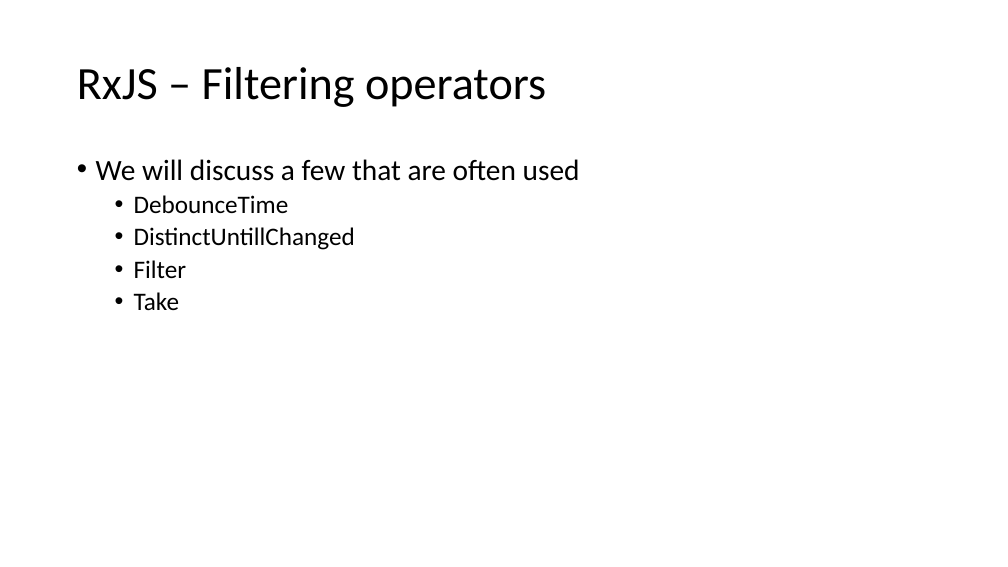
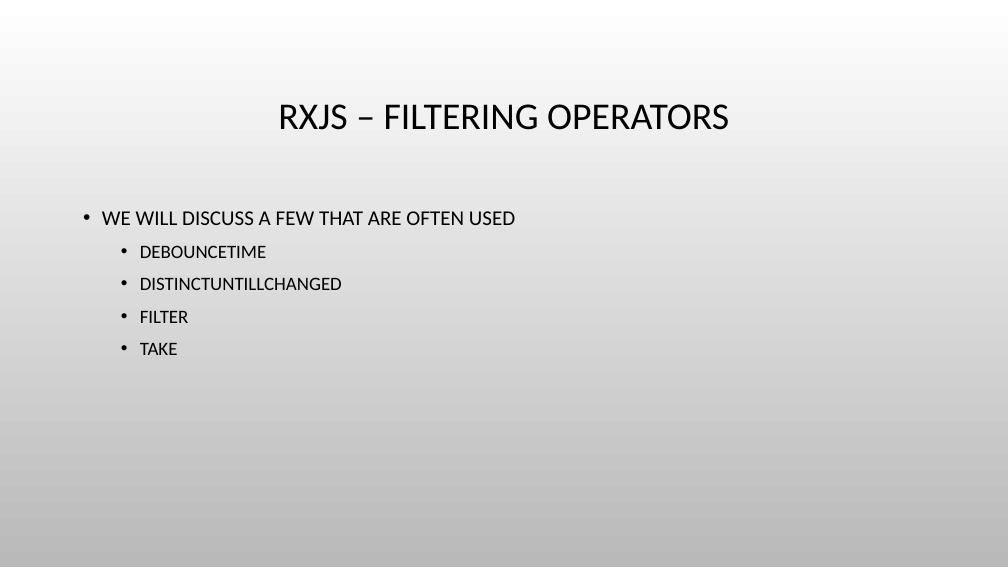
Before and after one commit to bertleemput/reactive-demo, a slide deck: slide 14 of Reactive Programming.pptx (slide 13 before the commit). Drawn at 1008x567 pixels with LibreOffice and Linux fonts; fonts in the diff are those of the drawing; background and template pictures are left out. Boxes give left, top, right and bottom in pixels: in the first picture for what was removed or moved away, otherwise in the second. Text is boxed around its words. In the diff, an @@ line names an element or a change of style, - is before the commit and + after.

```diff
--- a/Reactive Programming.pptx
+++ b/Reactive Programming.pptx
@@ background #FFFFFF to picture (left out) @@
@@ title at <box>278,104,729,130</box>: text changed; size 44 to 36 pt @@
-RxJS – Filtering operators
+RXJS – FILTERING OPERATORS
@@ text at <box>102,211,515,355</box>: text changed; size 24 to 18 pt @@
-• We will discuss a few that are often used
-  • DebounceTime
-  • DistinctUntillChanged
-  • Filter
-  • Take
+• WE WILL DISCUSS A FEW THAT ARE OFTEN USED
+  • DEBOUNCETIME
+  • DISTINCTUNTILLCHANGED
+  • FILTER
+  • TAKE
```
Also in this commit, not shown: 12 other slides changed, 4 slides added.
